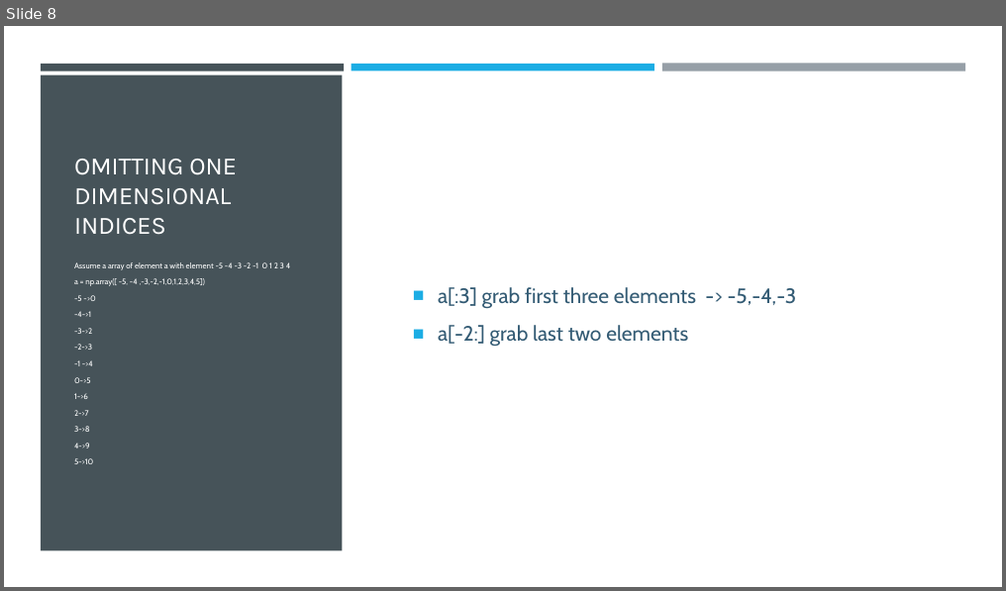
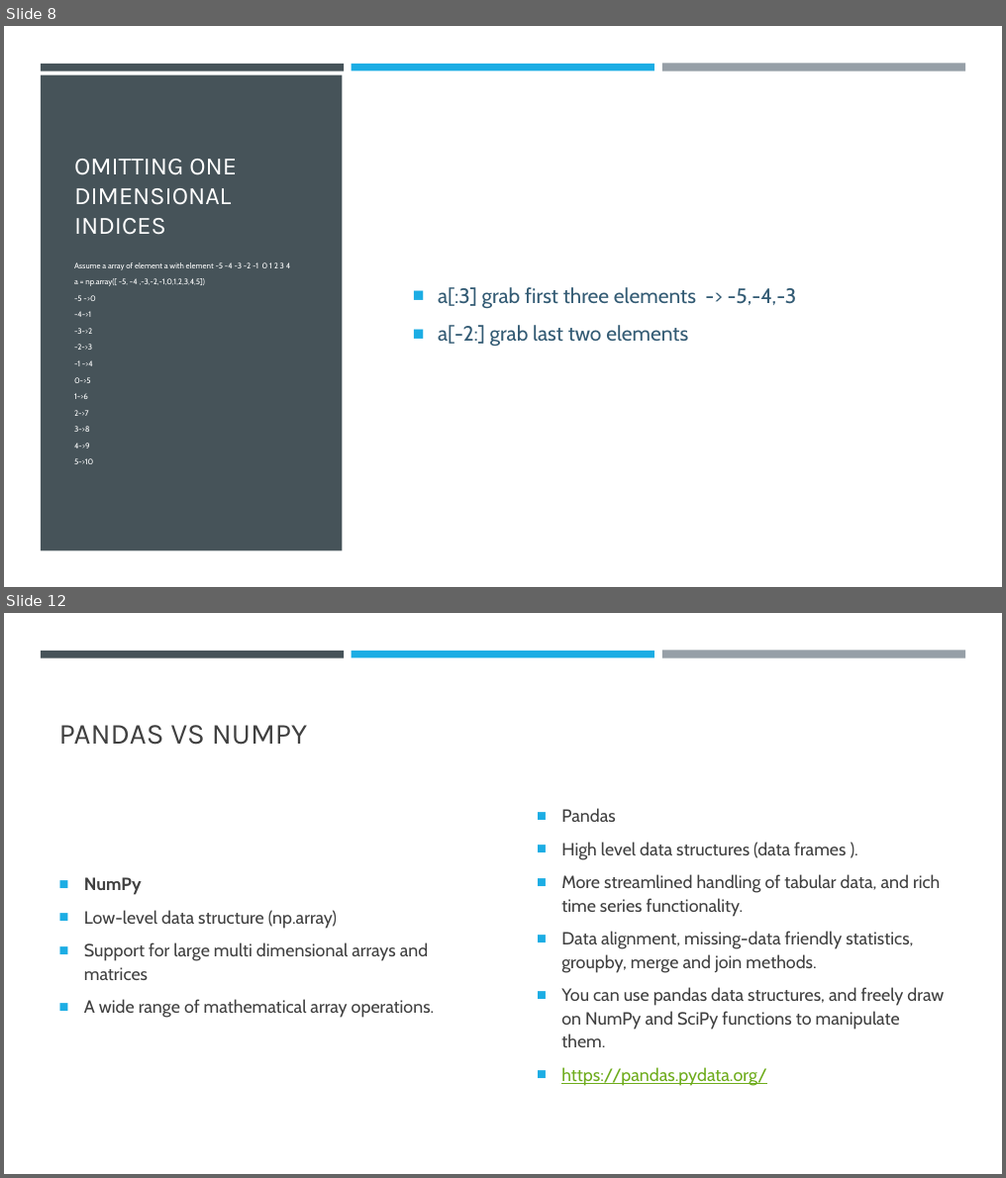
Before and after one commit to LuyangYin1/Python-for-everyone, a slide deck: Class-4/Numpy and Pandas.pptx. Shown one above the other, each under a label of ours: slide 8 before the commit, slides 8 and 12 after it; the slides between them are not shown. The pictures are 1006x591 and 1006x1178 pixels, drawn with LibreOffice and Linux fonts; fonts in the diff are those of the drawing. Boxes give left, top, right and bottom in pixels: in the first picture for what was removed or moved away, otherwise in the second. Text is boxed around its words. In the diff, an @@ line names an element or a change of style, - is before the commit and + after.

Commit message:
updated slides

```diff
--- a/Class-4/Numpy and Pandas.pptx
+++ b/Class-4/Numpy and Pandas.pptx
@@ slide 12 added at bbox=[4, 613, 1002, 1174], background #FFFFFF; not listed: 3 template elements that a slide beside it also shows @@
@@ title added at bbox=[59, 725, 307, 745], 28 pt, text #404040 @@
+PANDAS VS NUMPY
@@ text added at bbox=[561, 808, 944, 1086], 17 pt, text #404040 @@
+■ Pandas
+■ High level data structures (data frames ).
+■ More streamlined handling of tabular data, and rich time series functionality.
+■ Data alignment, missing-data friendly statistics, groupby, merge and join methods.
+■ You can use pandas data structures, and freely draw on NumPy and SciPy functions to manipulate them.
+■ https://pandas.pydata.org/
@@ text added at bbox=[84, 877, 435, 1018], 17 pt, text #404040 @@
+■ NumPy
+■ Low-level data structure (np.array)
+■ Support for large multi dimensional arrays and matrices
+■ A wide range of mathematical array operations.
```
Also in this commit, not shown: 1 slide changed, 2 other slides added, 3 other files.
